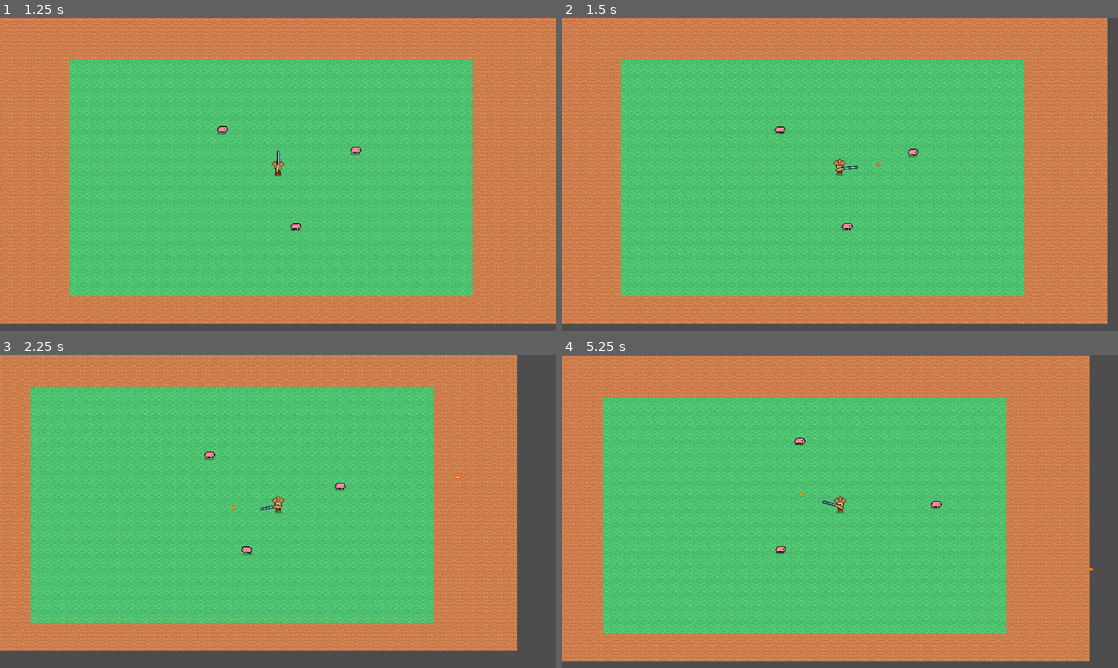
Above: before the commit, frames 1-4 (two rows, left to right).
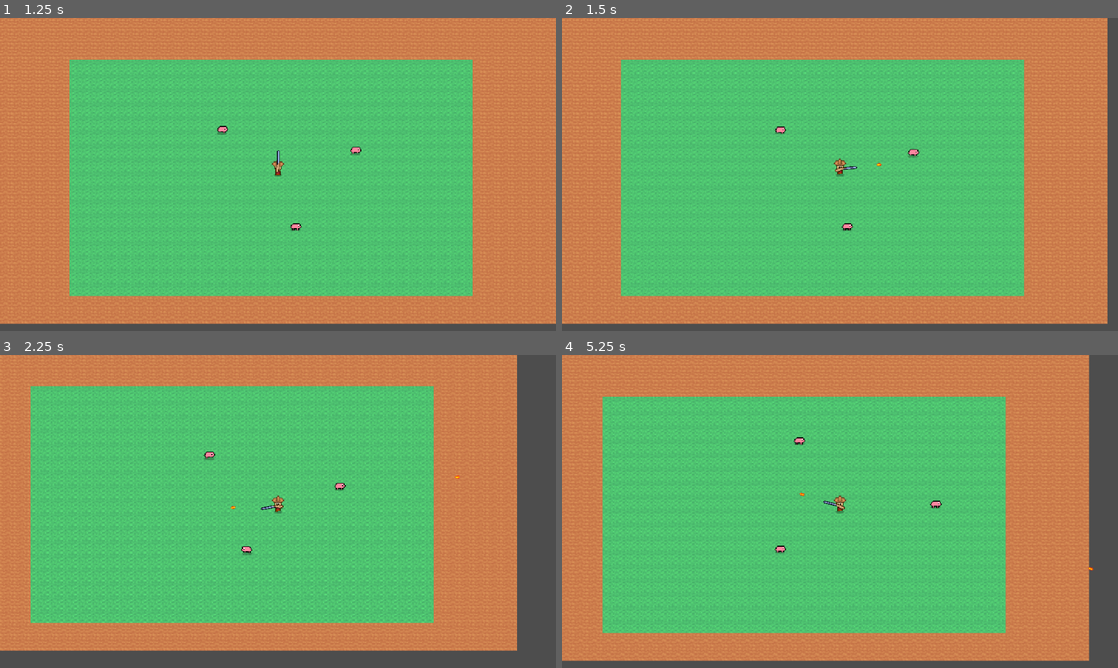
Above: after the commit, the same moments.

Repository: QuocKhangDA22TTD/game_projects
Game: Godot game, scene res://scenes/MainMenu.tscn
Two runs of this game, one before a commit and one after it. Both use one fixed random seed, a clock stepped at 60 frames per second and the inputs below.
Inputs (mouse positions are in pixels of both pictures, inside the frame that each line leads up to):
- Up to frame 1 (1.25 s): click "BẮT ĐẦU" at 0.5 s
- Up to frame 2 (1.5 s): move the mouse to (962, 158) at 1.27 s; hold D (move_right) from 1.28 s (still down); click (962, 158) at 1.35 s
- Up to frame 3 (2.25 s): move the mouse to (166, 527) at 2.02 s; release D (move_right) at 2.03 s; hold S (move_down) from 2.03 s (still down); click (166, 527) at 2.1 s
- Up to frame 4 (5.25 s): move the mouse to (895, 442) at 2.77 s; release S (move_down) at 2.78 s; hold D (move_right) 2.78-3.53 s; click (895, 442) at 2.85 s; move the mouse to (812, 574) at 3.52 s; hold W (move_up) 3.53-4.28 s; click (812, 574) at 3.6 s; move the mouse to (1006, 558) at 4.27 s; hold A (move_left) from 4.28 s (still down); click (1006, 558) at 4.35 s; move the mouse to (673, 464) at 5.02 s; click (673, 464) at 5.1 s

Frame 1 is identical in both runs. In frame 2, 0.2% of the frame differs, in the area x 1-97%, y 5-76%; in frame 3, 0.5%; in frame 4, 2.2%, in the area x 0-96%, y 0-98%.

Commit message:
Điều chỉnh lại độ giật của súng và độ rung của màn hình khi bắn.

Diff:
--- a/unnamed-1/scripts/player.gd
+++ b/unnamed-1/scripts/player.gd
@@ -3,8 +3,8 @@
 @export var speed: float = 60.0
 @export var fire_rate: float = 0.2
 @export var bullet_scene: PackedScene
-@export var recoil_distance: float = 3.0 # súng giật lùi bao nhiêu px mỗi phát
-@export var shake_strength: float = 2.5 # độ rung màn hình khi bắn
+@export var recoil_distance: float = 12.0 # súng giật lùi bao nhiêu px mỗi phát
+@export var shake_strength: float = 0.25 # độ rung màn hình khi bắn
 
 @onready var body: AnimatedSprite2D = $Body
 @onready var gun_pivot: Node2D = $GunPivot
